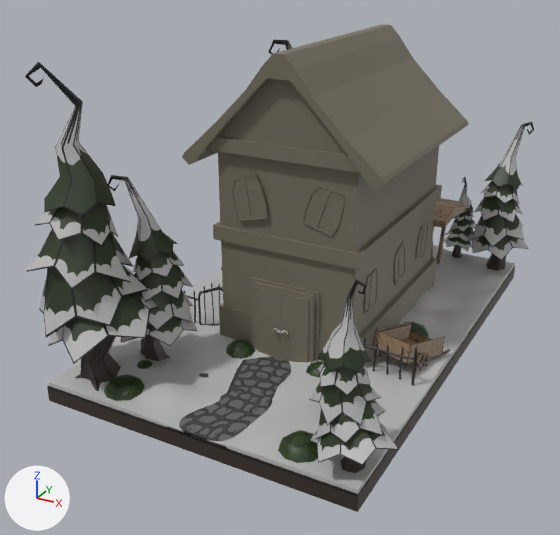
Before and after pictures for a commit that changed the FBX model Cryptique/Assets/FBX/FullRoom/2 - Village/Village_ecurie.fbx.
Both versions are drawn from a 50 mm lens placed at (10.7, -21.5, 13.2), pointed at (-0.7, -0.7, 2.8). The lights are fixed; the arrows at lower left show +X, +Y and +Z. Where no turn or scale is listed for an object, it has been applied to the vertices.

The scene before the commit, as lines of its bpy script (objects in view):
```python
mat_ecurie3 = principled_material('Ecurie3')
mat_ecurie3.base_color = (0.178, 0.159, 0.115)  # dark yellow #756f5f
me_mesh_006 = bpy.data.meshes.new('Mesh.006')
me_mesh_006.from_pydata(...)  # 112 vertices, 83 faces; spans x -0.49..5.16, y -0.31..2.29, z 0.0..2.98
me_mesh_006.materials.append(mat_abris_bois4)  # picture img_prehaut_rgb_png
me_mesh_024 = bpy.data.meshes.new('Mesh.024')
me_mesh_024.from_pydata(...)  # 708 vertices, 587 faces; spans x -3.04..3.57, y -2.65..5.2, z 0.51..10.03
me_mesh_024.materials.append(mat_ecurie3)  # dark yellow #756f5f
me_mesh_025 = bpy.data.meshes.new('Mesh.025')
me_mesh_025.from_pydata(...)  # 39 vertices, 35 faces; spans x -0.91..0.0, y -0.16..0.17, z 0.0..2.31
me_mesh_025.materials.append(mat_ecurie3)  # dark yellow #756f5f
me_mesh_026 = bpy.data.meshes.new('Mesh.026')
me_mesh_026.from_pydata(...)  # 39 vertices, 35 faces; spans x 0.0..0.91, y -0.16..0.17, z 0.0..2.31
me_mesh_026.materials.append(mat_ecurie3)  # dark yellow #756f5f
ob_abris_bois2 = bpy.data.objects.new('Abris_bois2', me_mesh_006)
ob_abris_bois2.location = (-1.91, 5.32, 0.51)
ob_ecurie = bpy.data.objects.new('ecurie', me_mesh_024)
ob_ecurie.location = (0.0, 0.0, 0.06)
ob_ecuriel_door = bpy.data.objects.new('EcurieL_door', me_mesh_026)
ob_ecuriel_door.location = (-0.56, -2.5, 0.55)
ob_ecurier_door = bpy.data.objects.new('EcurieR_door', me_mesh_025)
ob_ecurier_door.location = (1.27, -2.5, 0.55)
# also in view: 'charette1' at (4.0, -0.4, 1.1); 'sapin30' at (-3.1, -4.4, 3.6); 'sapin31' at (2.8, 8.3, 2.3); 'Buisson39' at (-2.8, -6.4, 0.8); 'sol30' at (0.3, -3.6, 0.5)
```
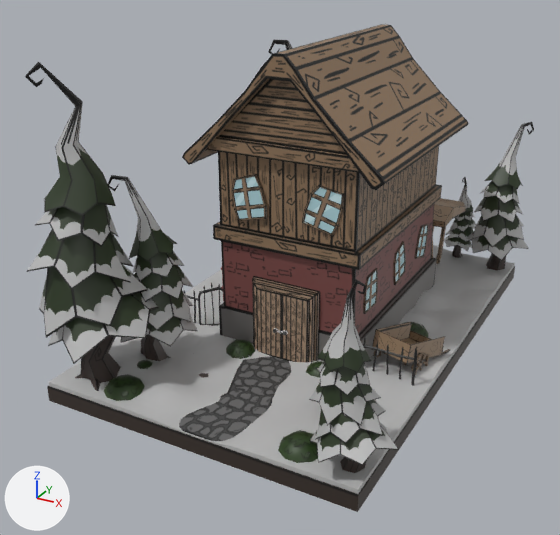
Where the change shows, as pixel boxes (x1, y1, x2, y2) in the pictures (560 x 535 px):
'ecurie', surface changed: (182, 24, 469, 362) in both
'EcurieR_door', surface changed: (282, 294, 309, 363) in both
'EcurieL_door', surface changed: (256, 287, 282, 359) in both

The change in detail:
Picture 'ecurie_RGB.png' (img_ecurie_rgb_png) is new.
In material 'Ecurie3' (mat_ecurie3), base_color is no longer (0.178, 0.159, 0.115), dark yellow #756f5f.
In material 'Ecurie3' (mat_ecurie3), texture is now set to img_ecurie_rgb_png.
